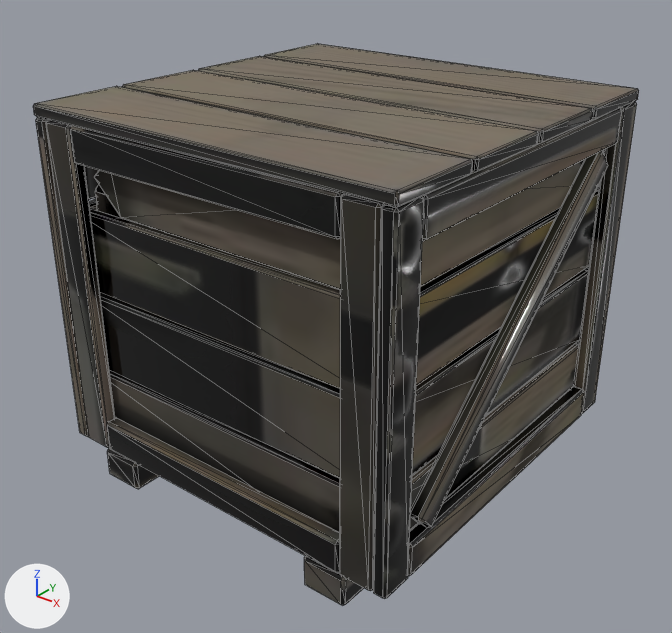
Renders of the glTF model public/models/furniture_crate_small.glb from each side of a commit.
One viewpoint serves both versions: a 50 mm camera at (0.8, -1.022, 0.862) aimed at (0.006, -0.029, 0.246). The lights are fixed; the arrows at lower left show +X, +Y and +Z. The picture after the commit comes second. Mesh edges are drawn as thin lines. Vertices at exactly the same position are counted once.

Names of what the first picture shows: 'furniture_crate_small'.
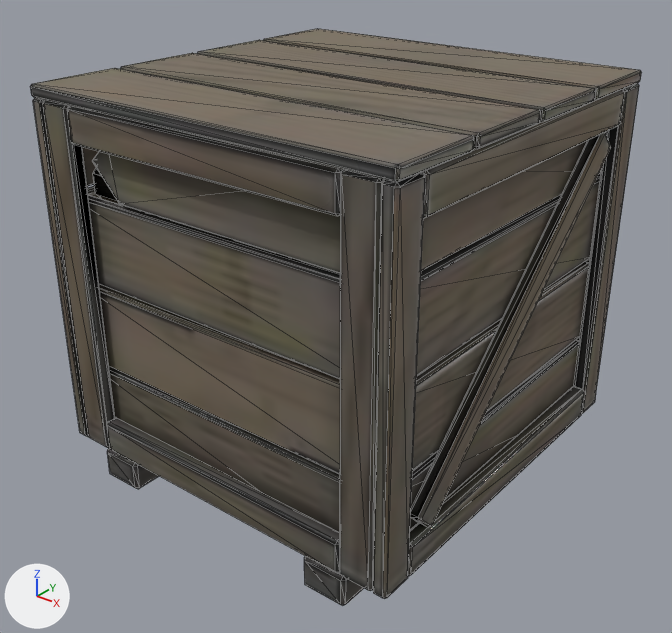
Location of each change, (x1, y1, x2, y2) in pixels of the pictures (672 x 633 px; the box of a moved part takes in the faces that stretch with it):
'furniture_crate_small', reshaped, surface changed: before (33, 44, 639, 605); after (30, 29, 642, 605)
part 1 of me_furniture_crate_small, moved or reshaped: before (100, 266, 589, 478); after (99, 258, 590, 474)
part 2 of me_furniture_crate_small, moved or reshaped: before (89, 186, 599, 389); after (87, 174, 601, 379)
part 3 of me_furniture_crate_small, moved or reshaped: before (94, 171, 341, 290); after (92, 152, 341, 274)
part 4 of me_furniture_crate_small, moved or reshaped: before (85, 150, 604, 287); after (82, 132, 606, 271)
part 5 of me_furniture_crate_small, moved or reshaped: before (421, 108, 622, 241); after (423, 89, 624, 218)
part 6 of me_furniture_crate_small, moved or reshaped: before (411, 150, 608, 527); after (411, 132, 611, 527)
part 7 of me_furniture_crate_small, moved or reshaped: before (95, 185, 121, 218); after (93, 168, 121, 205)
part 8 of me_furniture_crate_small, moved or reshaped: before (33, 86, 473, 208); after (30, 68, 474, 182)
part 9 of me_furniture_crate_small, moved or reshaped: before (122, 70, 539, 172); after (121, 53, 541, 149)
part 10 of me_furniture_crate_small, moved or reshaped: before (198, 56, 593, 143); after (197, 40, 596, 122)
part 11 of me_furniture_crate_small, moved or reshaped: before (264, 44, 639, 119); after (264, 29, 642, 100)
part 12 of me_furniture_crate_small, moved or reshaped (mostly hidden): before (109, 340, 580, 487); after (109, 337, 580, 483)
part 13 of me_furniture_crate_small, moved or reshaped: before (110, 348, 579, 532); after (110, 344, 579, 532)
part 14 of me_furniture_crate_small, moved or reshaped: before (36, 117, 115, 447); after (33, 98, 115, 447)
part 15 of me_furniture_crate_small, moved or reshaped: before (70, 126, 424, 598); after (67, 106, 425, 598)
part 16 of me_furniture_crate_small, moved or reshaped: before (574, 101, 637, 413); after (574, 83, 639, 413)
part 17 of me_furniture_crate_small, surface changed: before (33, 44, 639, 605); after (30, 29, 642, 605)

The change, as a diff of the scene's bpy script:
```diff
--- a/public/models/furniture_crate_small.glb.py
+++ b/public/models/furniture_crate_small.glb.py
@@ me_furniture_crate_small @@
-me_furniture_crate_small.from_pydata(...)  # 1000 vertices, 1912 faces; spans x -0.3..0.3, y -0.3..0.3, z 0.0..0.574
+me_furniture_crate_small.from_pydata(...)  # 1000 vertices, 1912 faces; spans x -0.3..0.3, y -0.3..0.3, z 0.0..0.6
+# me_furniture_crate_small part 1: the loose piece of 88 vertices spanning x -0.278..0.278, y -0.278..0.278, z 0.178..0.299 is scaled about its middle by (1, 1, 1.06), then moved by (0.0, 0.0, 0.01)
+# me_furniture_crate_small part 2: the loose piece of 88 vertices spanning x -0.278..0.278, y -0.278..0.278, z 0.307..0.428 is scaled about its middle by (1, 1, 1.06), then moved by (0.0, 0.0, 0.016)
+# me_furniture_crate_small part 3: the loose piece of 36 vertices spanning x -0.228..0.278, y -0.278..-0.26, z 0.435..0.556 is scaled about its middle by (1, 1, 1.05), then moved by (0.0, 0.0, 0.023)
+# me_furniture_crate_small part 4: the loose piece of 68 vertices spanning x -0.278..0.278, y -0.26..0.278, z 0.435..0.556 is scaled about its middle by (1, 1, 1.06), then moved by (0.0, 0.0, 0.023)
+# me_furniture_crate_small part 5: the loose piece of 24 vertices spanning x 0.278..0.3, y -0.248..0.248, z 0.504..0.556 is moved by (0.0, 0.0, 0.026)
+# me_furniture_crate_small part 6: the loose piece of 24 vertices spanning x 0.279..0.299, y -0.226..0.226, z 0.099..0.507 is turned 1.8 degrees about the x axis through its middle and scaled by 1.03, then moved by (0.0, 0.0, 0.013)
+# me_furniture_crate_small part 7: the loose piece of 24 vertices spanning x -0.255..0.255, y -0.255..0.255, z 0.411..0.461 is moved by (0.0, 0.0, 0.026)
+# me_furniture_crate_small part 8: the loose piece of 24 vertices spanning x -0.3..0.3, y -0.3..-0.155, z 0.556..0.574 is moved by (0.0, 0.0, 0.026)
+# me_furniture_crate_small part 9: the loose piece of 24 vertices spanning x -0.3..0.3, y -0.148..-0.003, z 0.556..0.574 is moved by (0.0, 0.0, 0.026)
+# me_furniture_crate_small part 10: the loose piece of 24 vertices spanning x -0.3..0.3, y 0.003..0.148, z 0.556..0.574 is moved by (0.0, 0.0, 0.026)
+# me_furniture_crate_small part 11: the loose piece of 24 vertices spanning x -0.3..0.3, y 0.155..0.3, z 0.556..0.574 is moved by (0.0, 0.0, 0.026)
+# me_furniture_crate_small part 12: all 16 vertices in x -0.275..0.275, y -0.275..0.275, z 0.171 are moved by (0.0, 0.0, 0.006)
+# me_furniture_crate_small part 13: all 28 vertices in x -0.278..0.278, y -0.278..0.278, z 0.168 are moved by (0.0, 0.0, 0.007)
+# me_furniture_crate_small part 14: 33 of the vertices in x -0.3..-0.222, y -0.3..-0.248, z 0.504..0.556 are moved by (0.0, 0.0, 0.026)
+# me_furniture_crate_small part 15: 33 of the vertices in x 0.222..0.3, y -0.3..-0.248, z 0.504..0.556 are moved by (0.0, 0.0, 0.026)
+# me_furniture_crate_small part 16: 33 of the vertices in x 0.222..0.3, y 0.248..0.3, z 0.504..0.556 are moved by (0.0, 0.0, 0.026)
+# me_furniture_crate_small part 17: texture (UV) coordinates of 1910 of 1912 faces, centred in x -0.3..0.3, y -0.3..0.3, z 0.0..0.574, changed; they spanned u 0.01..0.97, v 0.01..0.97 and now span u 0.01..0.99, v 0.01..0.98
+# other edits to the shape of me_furniture_crate_small do not show in these pictures
 me_furniture_crate_small.materials.append(mat_furniture_crate_small)
```
